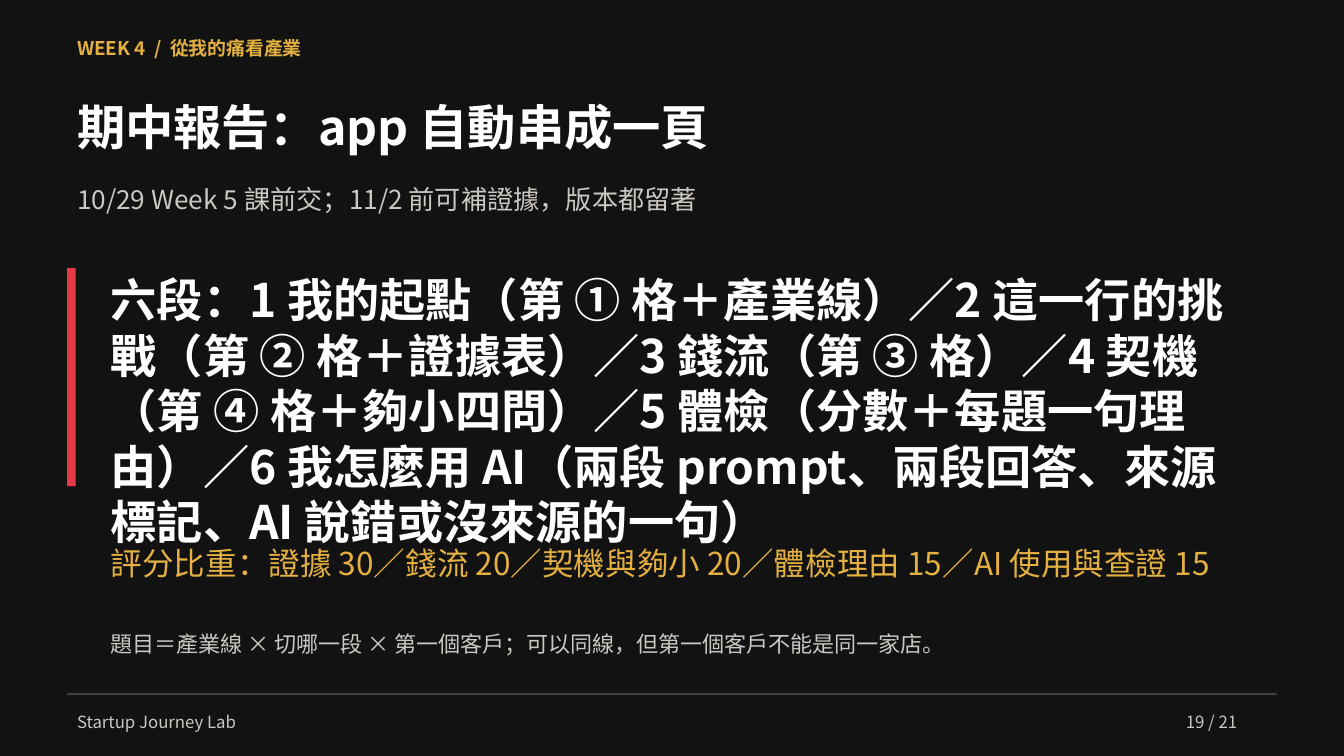
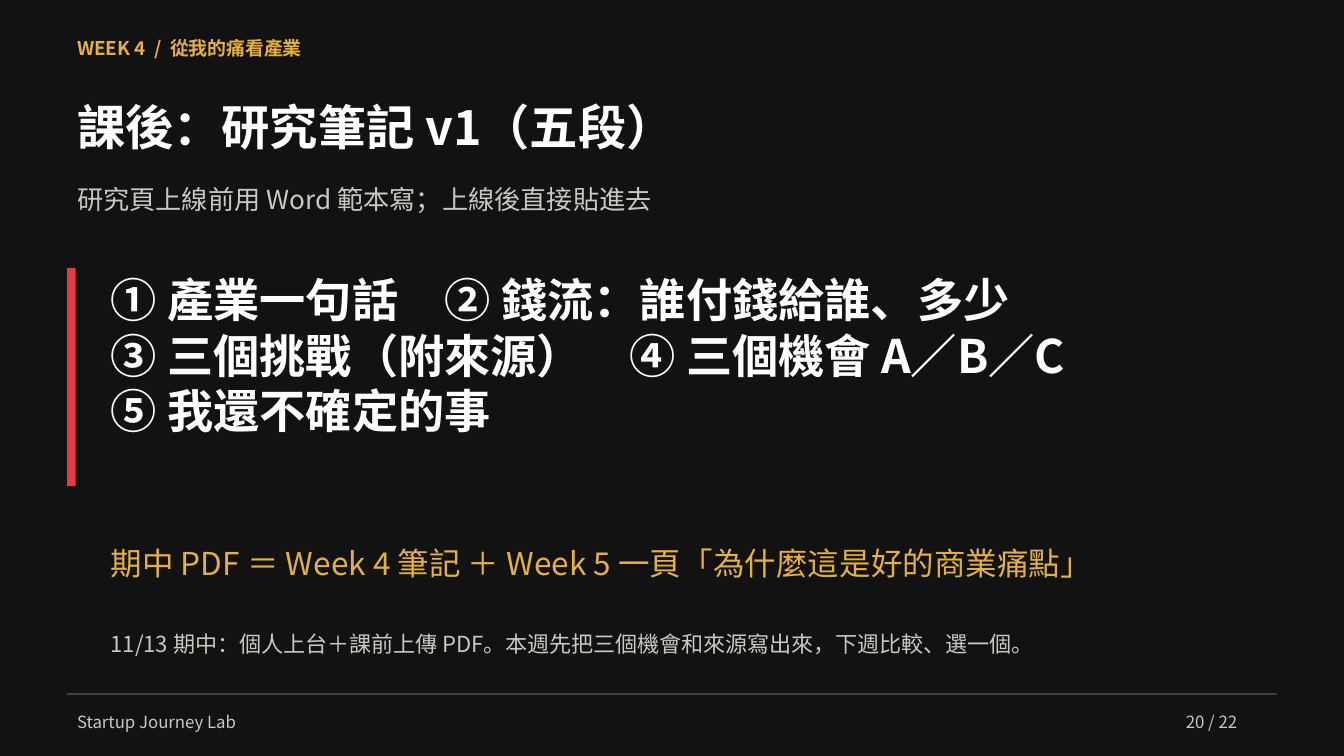
Before and after one commit to hpyuan1220/startup-journey-lab-app, a slide deck: slide 20 of materials/Week4_教學簡報.pptx (slide 19 before the commit). Drawn at 1344x756 pixels with LibreOffice and Linux fonts; fonts in the diff are those of the drawing. Boxes give left, top, right and bottom in pixels: in the first picture for what was removed or moved away, otherwise in the second. Text is boxed around its words. In the diff, an @@ line names an element or a change of style, - is before the commit and + after.

```diff
--- a/materials/Week4_教學簡報.pptx
+++ b/materials/Week4_教學簡報.pptx
@@ text at bbox=[77, 103, 675, 150]: text changed @@
-期中報告：app 自動串成一頁
+課後：研究筆記 v1（五段）
@@ text at bbox=[77, 187, 651, 213]: text changed @@
-10/29 Week 5 課前交；11/2 前可補證據，版本都留著
+研究頁上線前用 Word 範本寫；上線後直接貼進去
@@ text at bbox=[111, 277, 1065, 433]: text changed @@
-六段：1 我的起點（第 ① 格＋產業線）／2 這一行的挑戰（第 ② 格＋證據表）／3 錢流（第 ③ 格）／4 契機（第 ④ 格＋夠小四問）／5 體檢（分數＋每題一句理由）／6 我怎麼用 AI（兩段 prompt、兩段回答、來源標記、AI 說錯或沒來源的一句）
+① 產業一句話 ② 錢流：誰付錢給誰、多少
+③ 三個挑戰（附來源） ④ 三個機會 A／B／C
+⑤ 我還不確定的事
@@ text at bbox=[111, 548, 1092, 578]: text changed @@
-評分比重：證據 30／錢流 20／契機與夠小 20／體檢理由 15／AI 使用與查證 15
+期中 PDF ＝ Week 4 筆記 ＋ Week 5 一頁「為什麼這是好的商業痛點」
@@ text at bbox=[111, 633, 1033, 656]: text changed @@
-題目＝產業線 × 切哪一段 × 第一個客戶；可以同線，但第一個客戶不能是同一家店。
+11/13 期中：個人上台＋課前上傳 PDF。本週先把三個機會和來源寫出來，下週比較、選一個。
@@ text at bbox=[1186, 715, 1238, 728]: text changed @@
-19 / 21
+20 / 22
```
Also in this commit, not shown: 14 other slides changed, 7 slides added, 6 slides removed, 4 other files.
